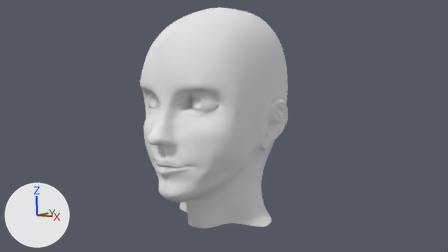
A saved change to the Blender file simple_topo/02d.blend.
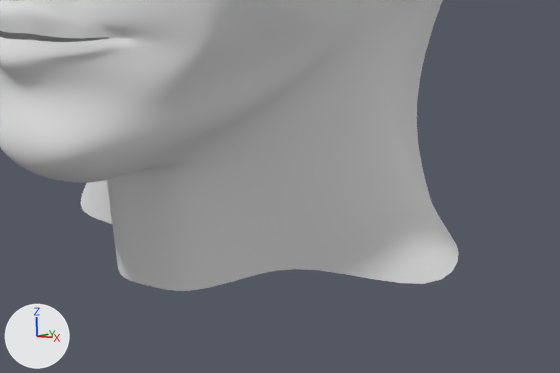
The first picture shows the older version from the file's camera 'Camera'. The close-ups show both versions on the part from 36% to 66% of the width and 63% to 99% of the height of that picture; other places that the commit changed are outside them. Arrows for +X, +Y and +Z are at lower left; the lights stay in place.

The first close-up shows 'head'.
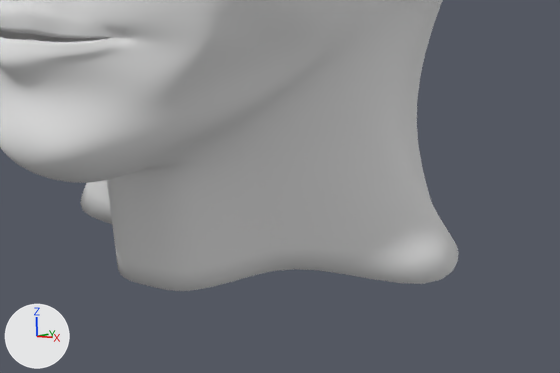
Scene script edits in JSON lines:
```json
{"op": "add", "block": "ob_head", "code": "_m = ob_head.modifiers.new('Solidify', 'SOLIDIFY')"}
{"op": "add", "block": "ob_head", "code": "_m.nonmanifold_thickness_mode = 'FIXED'"}
{"op": "add", "block": "ob_head", "code": "_m.nonmanifold_merge_threshold = 0.0003"}
```

Location of each change, (x1, y1, x2, y2) in pixels of the close-ups (560 x 373 px):
```json
{"object": "head", "change": "modifiers changed", "before": [0, 0, 459, 291], "after": [0, 0, 459, 291]}
```
